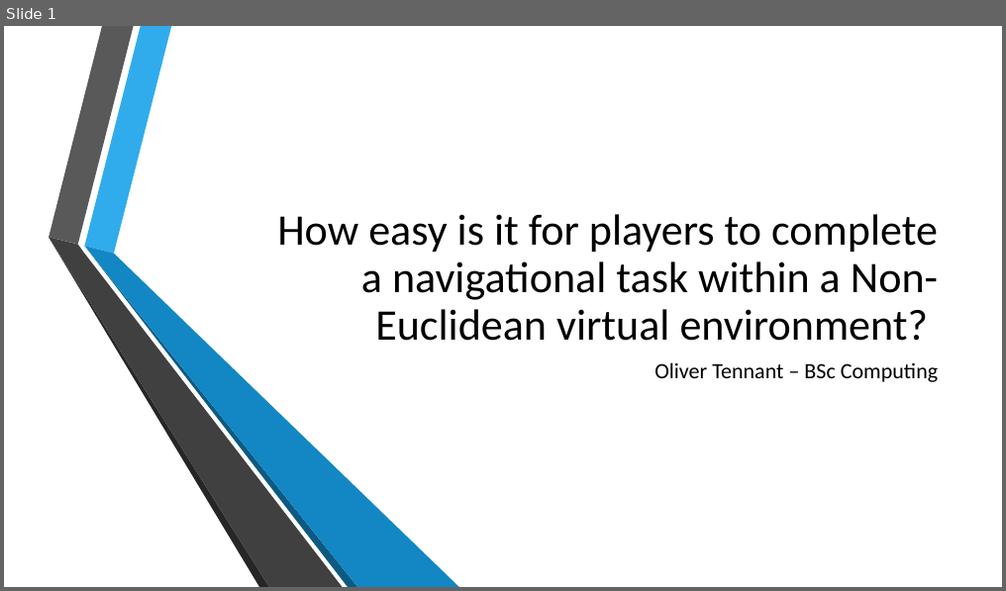
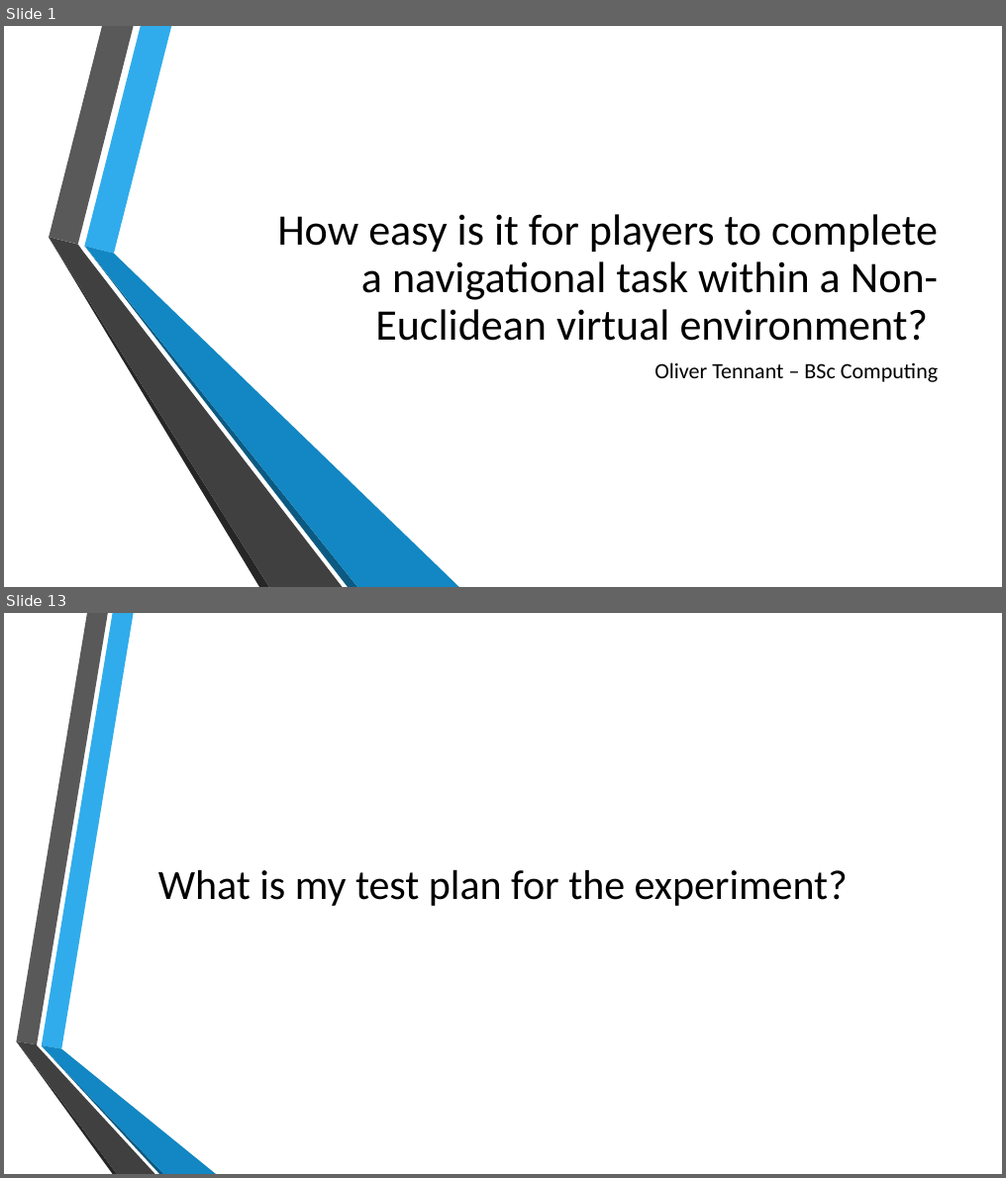
Before and after one commit to Lieu-Tennie/Non-Euclidean-Virtual-Environment-Artefact, a slide deck: Non-Euclidean Presentation.pptx. Shown one above the other, each under a label of ours: slide 1 before the commit, slides 1 and 13 after it; the slides between them are not shown. The pictures are 1006x591 and 1006x1178 pixels, drawn with LibreOffice and Linux fonts; fonts in the diff are those of the drawing; background and template pictures are left out. Boxes give left, top, right and bottom in pixels: in the first picture for what was removed or moved away, otherwise in the second. Text is boxed around its words. In the diff, an @@ line names an element or a change of style, - is before the commit and + after.

```diff
--- a/Non-Euclidean Presentation.pptx
+++ b/Non-Euclidean Presentation.pptx
@@ slide 13 added at (x1=4, y1=613, x2=1002, y2=1174), background picture (left out) @@
@@ title added at (x1=158, y1=870, x2=847, y2=906), 40 pt, text #000000 @@
+What is my test plan for the experiment?
@@ group added at (x1=16, y1=613, x2=216, y2=1174): 6 freeform shapes @@
```
Also in this commit, not shown: 1 slide changed, 13 other slides added.
